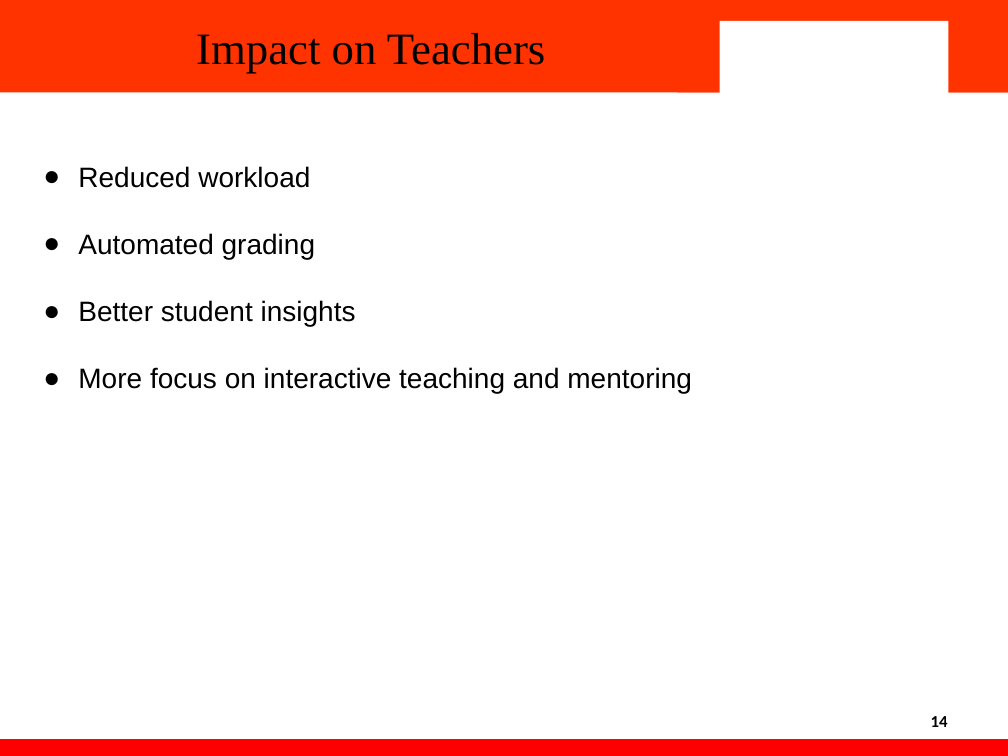
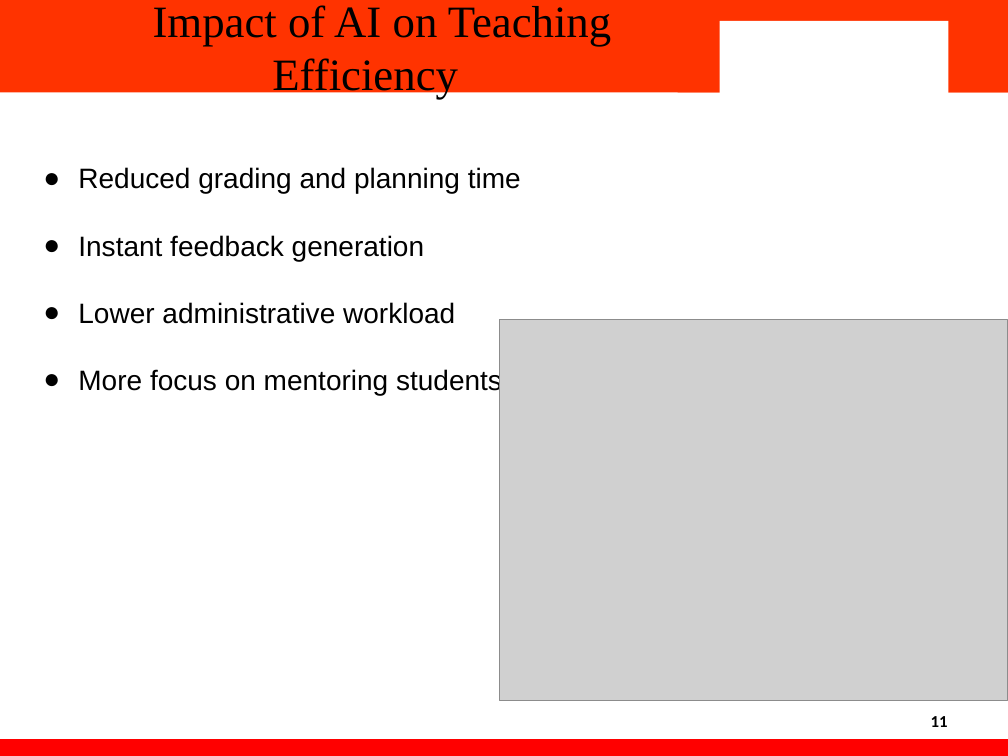
Before and after one commit to Heykrishna/impact-of-ai-on-education, a slide deck: slide 11 of PPT/Final.pptx (slide 14 before the commit). Drawn at 1008x756 pixels with LibreOffice and Linux fonts; fonts in the diff are those of the drawing; grey boxes stand for pictures; background and template pictures are left out. Boxes give left, top, right and bottom in pixels: in the first picture for what was removed or moved away, otherwise in the second. Text is boxed around its words. In the diff, an @@ line names an element or a change of style, - is before the commit and + after.

```diff
--- a/PPT/Final.pptx
+++ b/PPT/Final.pptx
@@ text at (153, 5, 611, 100): text changed @@
-Impact on Teachers
+Impact of AI on Teaching Efficiency
@@ text at (78, 167, 521, 395): text changed @@
-● Reduced workload
-● Automated grading
-● Better student insights
-● More focus on interactive teaching and mentoring
+● Reduced grading and planning time
+● Instant feedback generation
+● Lower administrative workload
+● More focus on mentoring students
@@ picture added at (500, 320, 1008, 701) @@
@@ page number at (931, 716, 948, 727): text changed @@
-14
+11
```
Also in this commit, not shown: 16 other slides changed, 3 slides removed.
